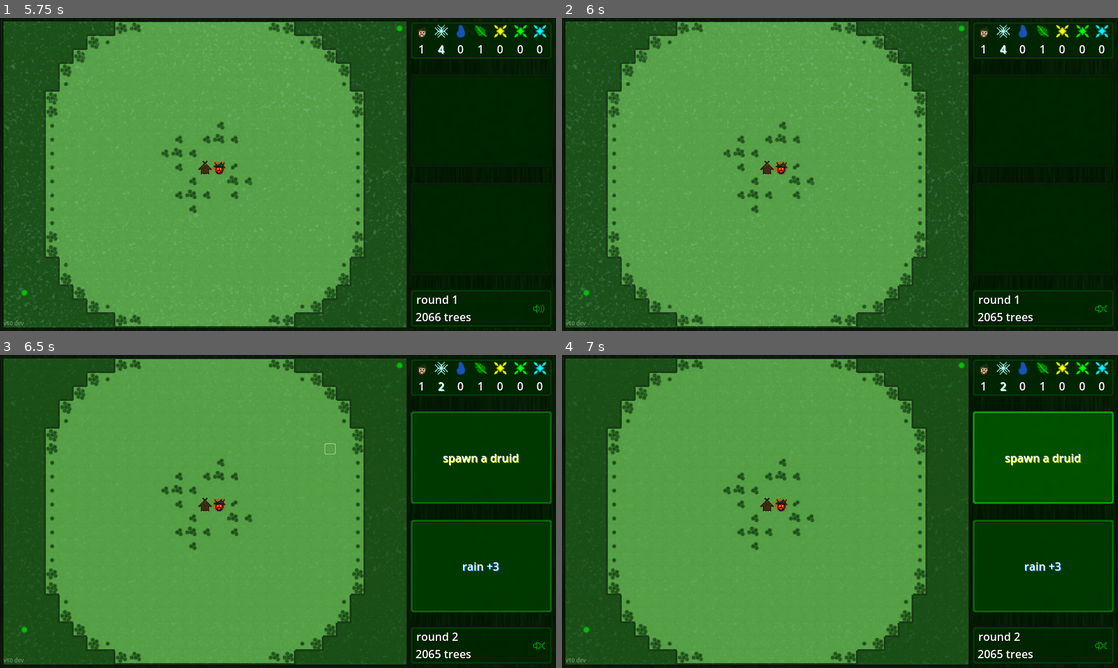
Above: before the commit, frames 1-4 (two rows, left to right).
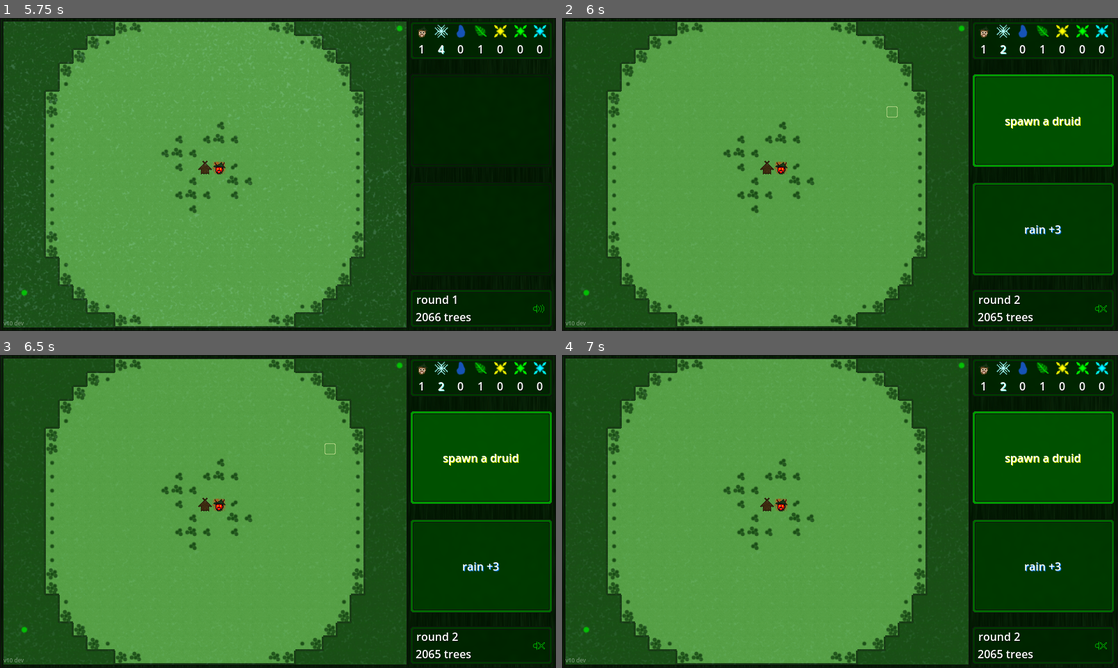
Above: after the commit, the same moments.

Repository: TriffnixXIV/ForstForward
Game: Godot game, scene res://Scenes/ForstForward.tscn
Two runs of this game, one before a commit and one after it. Both use one fixed random seed, a clock stepped at 60 frames per second and the inputs below. Sound files missing from this copy of the repository are replaced by a short silence.
Inputs (mouse positions are in pixels of both pictures, inside the frame that each line leads up to):
- Up to frame 1 (5.75 s): click (205, 174) at 0.5 s; click (205, 174) at 1.25 s; click "plant 2 forests" at 2 s; click "frost +4" at 2.75 s; click (539, 309) at 3.5 s; tap Enter at 4.25 s; move the mouse to (400, 158) at 4.27 s; tap Tab at 4.35, 5.1 s; click (400, 158) at 4.42 s; move the mouse to (166, 190) at 5.02 s; click (166, 190) at 5.17 s
- Up to frame 2 (6 s): tap Space at 5.75 s; move the mouse to (895, 105) at 5.77 s; tap Tab at 5.85 s; click (895, 105) at 5.92 s
- Up to frame 3 (6.5 s): no input
- Up to frame 4 (7 s): click "spawn a druid" at 6.5 s

Frame 1 is identical in both runs. In frame 2, 8.0% of the frame differs, in the area x 58-100%, y 8-92%; in frame 3, 0.6%; in frame 4, nothing differs.

Commit message:
more sounds pt1

Diff:
--- a/Source/Code/Action.gd
+++ b/Source/Code/Action.gd
@@ -158,7 +158,7 @@
 		Type.plant:
 			success = map.plant_forest(cell_position)
 			if success and strength > 0:
-				map.spread_forest(cell_position, strength)
+				map.spread_forest(cell_position, strength, false, "plant")
 			emit_signal("numbers_changed")
 		Type.lightning_strike:
 			success = map.strike_with_lightning(cell_position)
--- a/Source/Code/Advancement.gd
+++ b/Source/Code/Advancement.gd
@@ -8,55 +8,56 @@
 
 var still_acting: bool = false
 
-var done_villager_count = 0
-var all_villagers_are_done_with_this_step = false
+var step_done = false
+
+var villager_moved = false
+var villager_chopped = false
+var villager_built = false
 
 signal advancement_step_done
 signal advancement_done
 
 func start():
-	$AdvancementStart.play()
+	$Timer.start()
+	$Sounds/AdvancementStart.play()
 	current_phase = Phase.starting
-	$Timer.start()
 	map.crystal_manager.advance()
+	step_done = true
 
 func stop():
 	$Timer.stop()
 
 func start_druid_phase():
-	if len(map.druids) == 0 and len(map.treantlings) == 0 and len(map.treants) == 0:
-		start_growth_phase()
-	else:
-		$DruidStart.play()
-		still_acting = true
-		current_phase = Phase.druids
+	$Sounds/DruidStart.play()
+	still_acting = true
+	current_phase = Phase.druids
 
-		for druid in map.druids:
-			druid.prepare_turn(map.druid_actions)
-			druid.set_circle_trees(map.druid_circle_trees)
+	for druid in map.druids:
+		druid.prepare_turn(map.druid_actions)
+		druid.set_circle_trees(map.druid_circle_trees)
 
-		for treant in map.treants:
-			treant.prepare_turn(map.treant_actions)
-			treant.set_death_spread(map.treant_death_spread)
+	for treant in map.treants:
+		treant.prepare_turn(map.treant_actions)
+		treant.set_death_spread(map.treant_death_spread)
 
-		for treantling in map.treantlings:
-			treantling.prepare_turn(map.treantling_actions)
-			treantling.set_stomp_strength(map.treantling_strength)
-			treantling.set_death_spread(map.treantling_death_spread)
+	for treantling in map.treantlings:
+		treantling.prepare_turn(map.treantling_actions)
+		treantling.set_stomp_strength(map.treantling_strength)
+		treantling.set_death_spread(map.treantling_death_spread)
 
-func advance_druid_phase():
-	$DruidAdvance.play()
+func next_druid_step():
+	$Sounds/DruidAdvance.play()
 	still_acting = false
 	for creature in map.druids + map.treants + map.treantlings:
 		still_acting = creature.act() or still_acting
 
 func start_growth_phase():
-	$GrowthStart.play()
+	$Sounds/GrowthStart.play()
 	current_phase = Phase.growth
 	map.remaining_growth_stages = map.get_growth_stages()
 
-func advance_growth_phase():
-	$GrowthAdvance.play()
+func next_growth_step():
+	$Sounds/BaseAdvance.play()
 	var growth_amounts: Dictionary = {}
 	for x in map.width:
 		for y in map.height:
@@ -78,56 +79,72 @@
 	map.total_growth_stages += 1
 
 func start_villager_phase():
-	$HorstStart.play()
-	done_villager_count = 0
+	$Sounds/HorstStart.play()
+	still_acting = true
 	current_phase = Phase.villagers
+
 	var action_loss = map.get_coldness()
 	for villager in map.villagers:
 		map.actions_lost_to_frost += min(map.villager_actions, action_loss)
 		villager.prepare_turn(map.villager_actions - action_loss)
+
 	map.update_cell_tree_distance_map()
-	all_villagers_are_done_with_this_step = true
 
-func advance_villager_phase():
-	$HorstAdvance.play()
-	all_villagers_are_done_with_this_step = false
+func next_villager_step():
+	villager_moved = false
+	villager_chopped = false
+	villager_built = false
+
+	still_acting = false
 	for villager in map.villagers:
-		villager.act()
-	all_villagers_are_done_with_this_step = true
+		still_acting = villager.act() or still_acting
 
-func _on_villager_done_acting():
-	done_villager_count += 1
+	$Sounds/BaseAdvance.play()
+#	if villager_moved:		$Sounds.villager_move()
+	if villager_chopped:	$Sounds.villager_chop()
+	if villager_built:		$Sounds.villager_build()
+
+func _villager_moved():		villager_moved = true
+func _villager_chopped():	villager_chopped = true
+func _villager_built():		villager_built = true
 
 func _on_timer_timeout():
-	advance_phase()
+	next_step()
 
-func advance_phase():
-	emit_signal("advancement_step_done")
-	match current_phase:
-		Phase.starting:
-			start_druid_phase()
-		Phase.druids:
-			if still_acting:
-				advance_druid_phase()
-			else:
-				start_growth_phase()
-		Phase.growth:
-			if map.remaining_growth_stages > 0:
-				advance_growth_phase()
-			else:
-				start_villager_phase()
-		Phase.villagers:
-			if all_villagers_are_done_with_this_step:
-				if done_villager_count < len(map.villagers):
-					advance_villager_phase()
+func next_step():
+	if step_done:
+		emit_signal("advancement_step_done")
+		step_done = false
+		match current_phase:
+			Phase.starting:
+				if len(map.druids) == 0 and len(map.treantlings) == 0 and len(map.treants) == 0:
+					start_growth_phase()
 				else:
-					done_villager_count = 0
-					finish_advancement()
+					start_druid_phase()
+			Phase.druids:
+				if still_acting:
+					next_druid_step()
+				else:
+					start_growth_phase()
+			Phase.growth:
+				if map.remaining_growth_stages > 0:
+					next_growth_step()
+				else:
+					start_villager_phase()
+			Phase.villagers:
+				if still_acting:
+					next_villager_step()
+				else:
+					finish()
+		step_done = true
 
-func finish_advancement():
+func finish():
 	$Timer.stop()
+	for villager in map.villagers:
+		villager.end_turn()
+
 	current_phase = Phase.idle
-	map.growth_boost = max(0, floori(0.5 * map.growth_boost))
 	map.advance_rain()
 	map.advance_frost()
+	map.growth_boost = max(0, floori(0.5 * map.growth_boost))
 	emit_signal("advancement_done")
--- a/Source/Code/Druid.gd
+++ b/Source/Code/Druid.gd
@@ -48,7 +48,7 @@
 			state = State.planting
 
 	actions -= 1
-	return true
+	return actions > 0
 
 func update_state():
 	set_state(state)
--- a/Source/Code/Map.gd
+++ b/Source/Code/Map.gd
@@ -566,7 +566,10 @@
 	villager.home_cell = cell_position
 	villager.map = self
 	villager.update_position()
-	villager.connect("done_acting", advancement._on_villager_done_acting)
+
+	villager.connect("moved", advancement._villager_moved)
+	villager.connect("chopped_tree", advancement._villager_chopped)
+	villager.connect("built_house", advancement._villager_built)
 
 	home_cell_villager_map[cell_position] = villager
 	villagers.append(villager)
@@ -682,13 +685,14 @@
 			can_spread_on_buildings and (is_build_site(cell_position) or is_house(cell_position))
 		)
 
-func spread_forest(cell_position: Vector2i, tree_amount: int, source: String = "spread"):
-	if can_spread_forest(cell_position):
+func spread_forest(cell_position: Vector2i, tree_amount: int, bypass_condition: bool = false, source: String = "spread"):
+	if bypass_condition or can_spread_forest(cell_position):
 		var increase = increase_yield(cell_position, 20)
 		match source:
 			"treant":		trees_from_treants += increase
 			"treantling":	trees_from_treantlings += increase
 			"spread":		spread_trees += increase
+			"plant":		planted_trees += increase
 
 		show_growth_effect(cell_position)
 		var distance = 1
@@ -749,6 +753,7 @@
 					"treant":		trees_from_treants += cell_entry[2]
 					"treantling":	trees_from_treantlings += cell_entry[2]
 					"spread":		spread_trees += cell_entry[2]
+					"plant":		planted_trees += cell_entry[2]
 
 			# -1 tree for each ungrowable cell (forest or invalid tile)
 			# 4 * distance is the total amount of cells at that distance
--- /dev/null
+++ b/Source/Code/Sounds.gd
@@ -0,0 +1,37 @@
+extends Node
+
+var villager_move_sounds: Array
+var villager_chop_sounds: Array
+var villager_build_sounds: Array
+
+func _ready():
+	villager_move_sounds = [
+		preload("res://Sounds/VillagerAdvancementSounds/Step1.wav"),
+		preload("res://Sounds/VillagerAdvancementSounds/Step2.wav"),
+		preload("res://Sounds/VillagerAdvancementSounds/Step3.wav"),
+		preload("res://Sounds/VillagerAdvancementSounds/Step4.wav")
+	]
+	villager_chop_sounds = [
+		preload("res://Sounds/VillagerAdvancementSounds/Chop1.wav"),
+		preload("res://Sounds/VillagerAdvancementSounds/Chop2.wav"),
+		preload("res://Sounds/VillagerAdvancementSounds/Chop3.wav"),
+		preload("res://Sounds/VillagerAdvancementSounds/Chop4.wav")
+	]
+	villager_build_sounds = [
+		preload("res://Sounds/VillagerAdvancementSounds/Build1.wav"),
+		preload("res://Sounds/VillagerAdvancementSounds/Build2.wav"),
+		preload("res://Sounds/VillagerAdvancementSounds/Build3.wav"),
+		preload("res://Sounds/VillagerAdvancementSounds/Build4.wav")
+	]
+
+func villager_move():
+	$VillagerMove.stream = villager_move_sounds[randi_range(0, len(villager_move_sounds) - 1)]
+	$VillagerMove.play()
+
+func villager_chop():
+	$VillagerChop.stream = villager_chop_sounds[randi_range(0, len(villager_move_sounds) - 1)]
+	$VillagerChop.play()
+
+func villager_build():
+	$VillagerBuild.stream = villager_build_sounds[randi_range(0, len(villager_move_sounds) - 1)]
+	$VillagerBuild.play()
--- a/Source/Code/Treant.gd
+++ b/Source/Code/Treant.gd
@@ -34,7 +34,9 @@
 		lifespan_left -= 1
 		if lifespan_left <= 0:
 			convert_to_forest()
-	return true
+			return false
+
+	return actions > 0
 
 func stomp():
 	var previous_villager_amount = len(map.villagers)
@@ -57,13 +59,11 @@
 func convert_to_forest():
 	var previous_villager_amount = len(map.villagers)
 	var diffs = [Vector2i(0, 0), Vector2i(1, 0), Vector2i(1, 1), Vector2i(0, 1)]
-	for diff in diffs:
-		var cell = cell_position + diff
-		map.trees_from_treants += map.increase_yield(cell, 20)
 	diffs.shuffle()
 	for diff in diffs:
-		map.spread_forest(cell_position, death_spread, "treant")
+		map.spread_forest(cell_position, death_spread, true, "treant")
 	map.deaths_to_treants += previous_villager_amount - len(map.villagers)
+	actions = 0
 	emit_signal("has_died", self)
 
 func update_target_location():
--- a/Source/Code/Treantling.gd
+++ b/Source/Code/Treantling.gd
@@ -34,7 +34,8 @@
 	lifespan_left -= 1
 	if lifespan_left <= 0:
 		convert_to_forest()
-	return true
+
+	return actions > 0
 
 func set_stomp_strength(strength: int):
 	stomp_strength = strength
@@ -56,10 +57,9 @@
 
 func convert_to_forest():
 	var previous_villager_amount = len(map.villagers)
-	map.trees_from_treantlings += map.increase_yield(cell_position, 20)
-	map.spread_forest(cell_position, death_spread, "treantling")
+	map.spread_forest(cell_position, death_spread, true, "treantling")
+	map.deaths_to_treantlings += previous_villager_amount - len(map.villagers)
 	actions = 0
-	map.deaths_to_treantlings += previous_villager_amount - len(map.villagers)
 	emit_signal("has_died", self)
 
 func update_target_location():
--- a/Source/Code/Villager.gd
+++ b/Source/Code/Villager.gd
@@ -24,9 +24,9 @@
 var target_build_site
 var target_building_spot
 
-var has_signaled_inaction = false
-
-signal done_acting
+signal moved
+signal chopped_tree
+signal built_house
 
 func reset():
 	state = State.idle
@@ -35,7 +35,6 @@
 	carried_wood = 0
 
 	actions = 0
-	has_signaled_inaction = false
 
 	cell_position = home_cell
 	update_position()
@@ -49,30 +48,25 @@
 		unget_real()
 
 func prepare_turn(action_amount: int):
-	has_signaled_inaction = false
 	actions = action_amount
+
+func end_turn():
+	if is_devil:
+		current_blast_cooldown = max(0, current_blast_cooldown - 1)
+		update_sparks()
 
 func act():
 	if actions <= 0:
-		if not has_signaled_inaction:
-			has_signaled_inaction = true
-			emit_signal("done_acting")
-
-			if is_devil:
-				current_blast_cooldown = max(0, current_blast_cooldown - 1)
-				update_sparks()
-		return null
+		return false
 
 	update_state()
 
-	# action space
 	match state:
 		State.getting_wood:
 			if get_distance_to(target_location) > 1:
 				move(target_location, 1)
 			else:
-				carried_wood += 1
-				map.felled_trees -= map.decrease_yield(target_wood_source, 1)
+				chop_tree(target_location)
 
 		State.building:
 			if get_distance_to(target_location) > 1:
@@ -80,21 +74,18 @@
 			elif map.get_building_progress(target_location) < 10:
 				if map.get_yield(target_location) > 0:
 					if can_blast() and wants_to_blast(target_location):
-						map.blast_with_fire(target_location)
-						current_blast_cooldown = blast_cooldown
-						update_sparks()
+						blast(target_location)
 					else:
-						carried_wood += 1
-						map.increase_building_progress(target_location, 1)
+						chop_tree(target_location)
 				else:
-					carried_wood -= 1
-					map.increase_building_progress(target_location, 1)
+					build_house(target_location)
 
 		State.idle:
 			if home_cell != null:
 				move(home_cell, 0)
 
 	actions -= 1
+	return actions > 0
 
 func update_state():
 	set_state(state)
@@ -130,6 +121,21 @@
 			else:
 				set_state(State.getting_wood)
 
+func chop_tree(cell: Vector2i):
+	carried_wood += 1
+	map.felled_trees -= map.decrease_yield(cell, 1)
+	emit_signal("chopped_tree")
+
+func build_house(cell: Vector2i):
+	carried_wood -= 1
+	map.increase_building_progress(cell, 1)
+	emit_signal("built_house")
+
+func blast(cell: Vector2i):
+	map.blast_with_fire(cell)
+	current_blast_cooldown = blast_cooldown
+	update_sparks()
+
 func update_target_wood_source():
 	# take wood in the immediate vicinity of home
 	if home_cell != null:
@@ -309,6 +315,7 @@
 				0: cell_position.x += path.x / abs(path.x)
 				1: cell_position.y += path.y / abs(path.y)
 
+	emit_signal("moved")
 	update_position()
 
 func update_position():
--- a/Source/Scenes/ForstForward.tscn
+++ b/Source/Scenes/ForstForward.tscn
@@ -33,7 +33,7 @@
 [ext_resource type="Texture2D" uid="uid://cow75qgx5a5g1" path="res://Images/BorderBackground.png" id="27_7p77l"]
 [ext_resource type="AudioStream" uid="uid://c8tjmfesx640a" path="res://Sounds/GrowthAdvance.wav" id="27_f1rrp"]
 [ext_resource type="AudioStream" uid="uid://ejnsnl7o54hb" path="res://Sounds/HorstStart.wav" id="28_hswee"]
-[ext_resource type="AudioStream" uid="uid://ivwiikmisbdp" path="res://Sounds/HorstAdvance.wav" id="29_opsn4"]
+[ext_resource type="Script" path="res://Code/Sounds.gd" id="28_m5yo2"]
 [ext_resource type="Texture2D" uid="uid://dyeqdeiowhliu" path="res://Images/Middle.png" id="30_voj48"]
 [ext_resource type="Texture2D" uid="uid://ix3c2ehb5410" path="res://Images/Highlights/Highlight.png" id="31_3mgxn"]
 [ext_resource type="Texture2D" uid="uid://c6imxygtnlk5g" path="res://Images/MapOverlays/SnowOverlay.png" id="31_ctvyl"]
@@ -293,29 +293,36 @@
 [node name="Timer" type="Timer" parent="Map/Advancement"]
 wait_time = 0.25
 
-[node name="AdvancementStart" type="AudioStreamPlayer" parent="Map/Advancement"]
+[node name="Sounds" type="Node" parent="Map/Advancement"]
+script = ExtResource("28_m5yo2")
+
+[node name="BaseAdvance" type="AudioStreamPlayer" parent="Map/Advancement/Sounds"]
+stream = ExtResource("27_f1rrp")
+volume_db = -5.0
+
+[node name="VillagerMove" type="AudioStreamPlayer" parent="Map/Advancement/Sounds"]
+volume_db = -2.0
+
+[node name="VillagerChop" type="AudioStreamPlayer" parent="Map/Advancement/Sounds"]
+
+[node name="VillagerBuild" type="AudioStreamPlayer" parent="Map/Advancement/Sounds"]
+volume_db = 5.0
+
+[node name="AdvancementStart" type="AudioStreamPlayer" parent="Map/Advancement/Sounds"]
 stream = ExtResource("4_a7wmd")
 
-[node name="DruidStart" type="AudioStreamPlayer" parent="Map/Advancement"]
+[node name="DruidStart" type="AudioStreamPlayer" parent="Map/Advancement/Sounds"]
 stream = ExtResource("24_p5qfq")
 
-[node name="DruidAdvance" type="AudioStreamPlayer" parent="Map/Advancement"]
+[node name="DruidAdvance" type="AudioStreamPlayer" parent="Map/Advancement/Sounds"]
 stream = ExtResource("25_ayc6w")
 volume_db = -5.0
 
-[node name="GrowthStart" type="AudioStreamPlayer" parent="Map/Advancement"]
+[node name="GrowthStart" type="AudioStreamPlayer" parent="Map/Advancement/Sounds"]
 stream = ExtResource("26_e3qfq")
 
-[node name="GrowthAdvance" type="AudioStreamPlayer" parent="Map/Advancement"]
-stream = ExtResource("27_f1rrp")
-volume_db = -5.0
-
-[node name="HorstStart" type="AudioStreamPlayer" parent="Map/Advancement"]
+[node name="HorstStart" type="AudioStreamPlayer" parent="Map/Advancement/Sounds"]
 stream = ExtResource("28_hswee")
-
-[node name="HorstAdvance" type="AudioStreamPlayer" parent="Map/Advancement"]
-stream = ExtResource("29_opsn4")
-volume_db = -7.0
 
 [node name="FrostOverlay" type="Sprite2D" parent="Map"]
 visible = false
Not shown, added: Source/Sounds/VillagerAdvancementSounds/Build1.wav.import
Not shown, added: Source/Sounds/VillagerAdvancementSounds/Build2.wav.import
Not shown, added: Source/Sounds/VillagerAdvancementSounds/Build3.wav.import
Not shown, added: Source/Sounds/VillagerAdvancementSounds/Build4.wav.import
Not shown, added: Source/Sounds/VillagerAdvancementSounds/Chop1.wav.import
Not shown, added: Source/Sounds/VillagerAdvancementSounds/Chop2.wav.import
Not shown, added: Source/Sounds/VillagerAdvancementSounds/Chop3.wav.import
Not shown, added: Source/Sounds/VillagerAdvancementSounds/Chop4.wav.import
Not shown, changed: Source/Sounds/VillagerAdvancementSounds/HorstAdvance.wav.import
Not shown, added: Source/Sounds/VillagerAdvancementSounds/Step1.wav.import
Not shown, added: Source/Sounds/VillagerAdvancementSounds/Step2.wav.import
Not shown, added: Source/Sounds/VillagerAdvancementSounds/Step3.wav.import
(and 14 more such lines)
